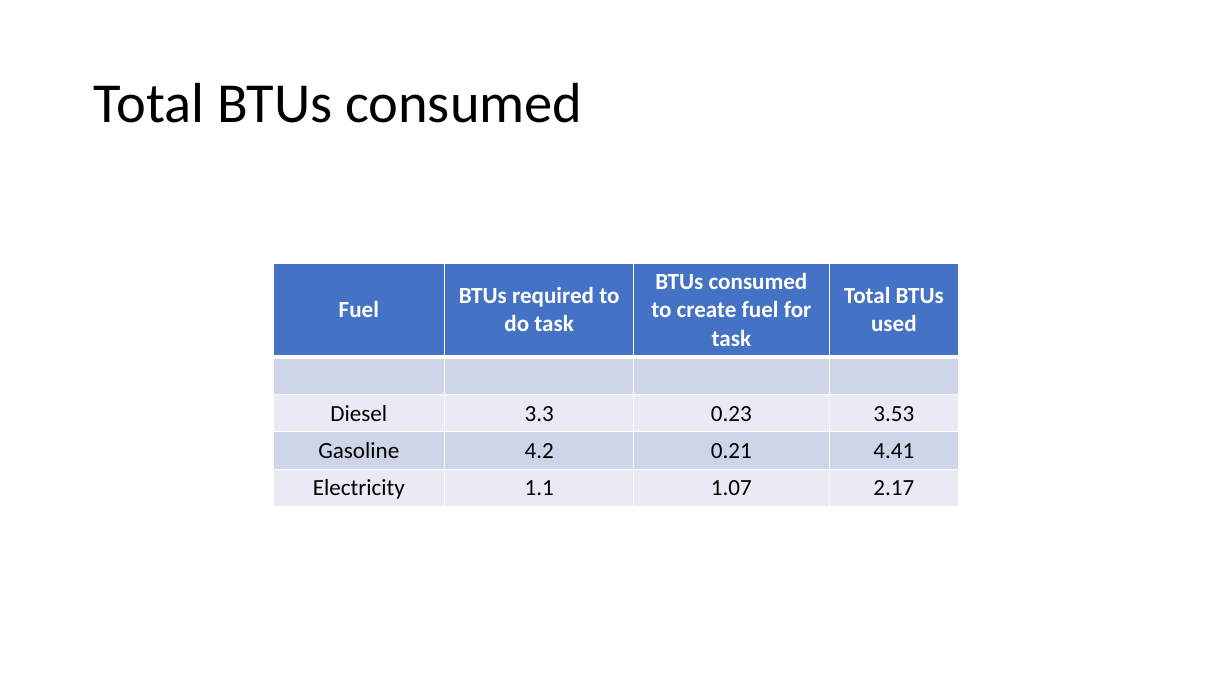
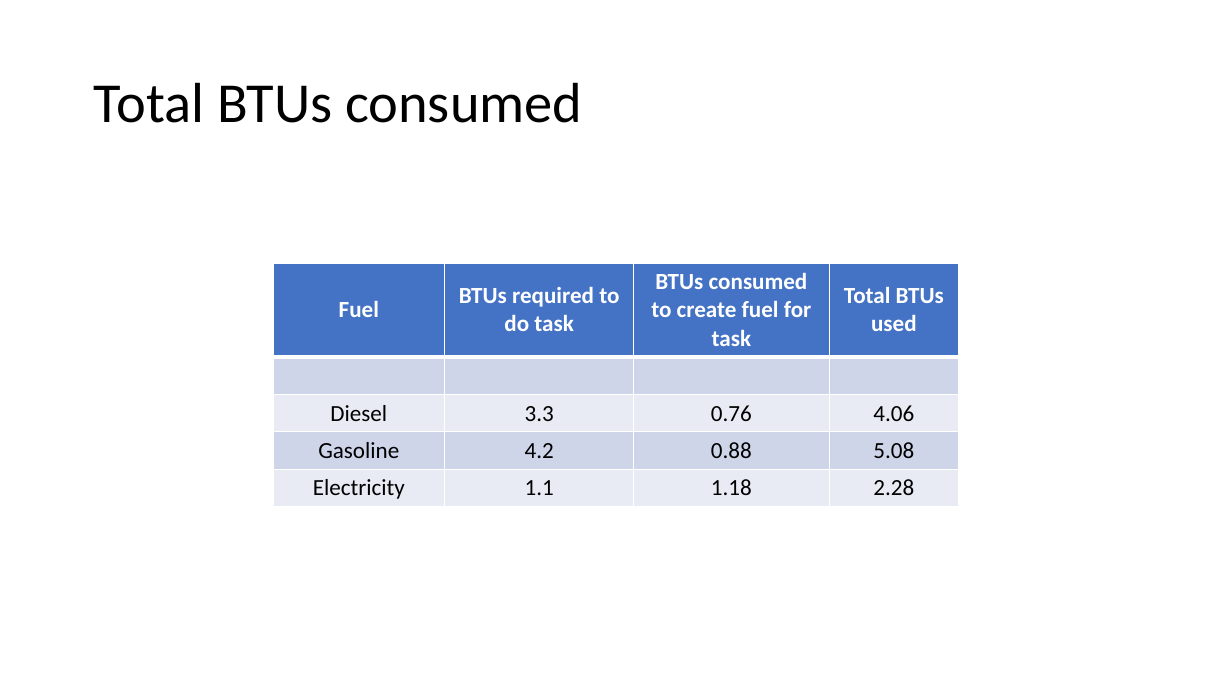
Before and after one commit to vanichols/alfalfa, a slide deck: slide 3 of docs/energy-manu-visual.pptx. Drawn at 1232x693 pixels with LibreOffice and Linux fonts; fonts in the diff are those of the drawing. Boxes give left, top, right and bottom in pixels: in the first picture for what was removed or moved away, otherwise in the second. Text is boxed around its words. In the diff, an @@ line names an element or a change of style, - is before the commit and + after.

```diff
--- a/docs/energy-manu-visual.pptx
+++ b/docs/energy-manu-visual.pptx
@@ table at bbox=[274, 263, 958, 506] @@
-row 3, column 3: 0.23
+row 3, column 3: 0.76
-row 3, column 4: 3.53
+row 3, column 4: 4.06
-row 4, column 3: 0.21
+row 4, column 3: 0.88
-row 4, column 4: 4.41
+row 4, column 4: 5.08
-row 5, column 3: 1.07
+row 5, column 3: 1.18
-row 5, column 4: 2.17
+row 5, column 4: 2.28
```
Also in this commit, not shown: 43 other files.
